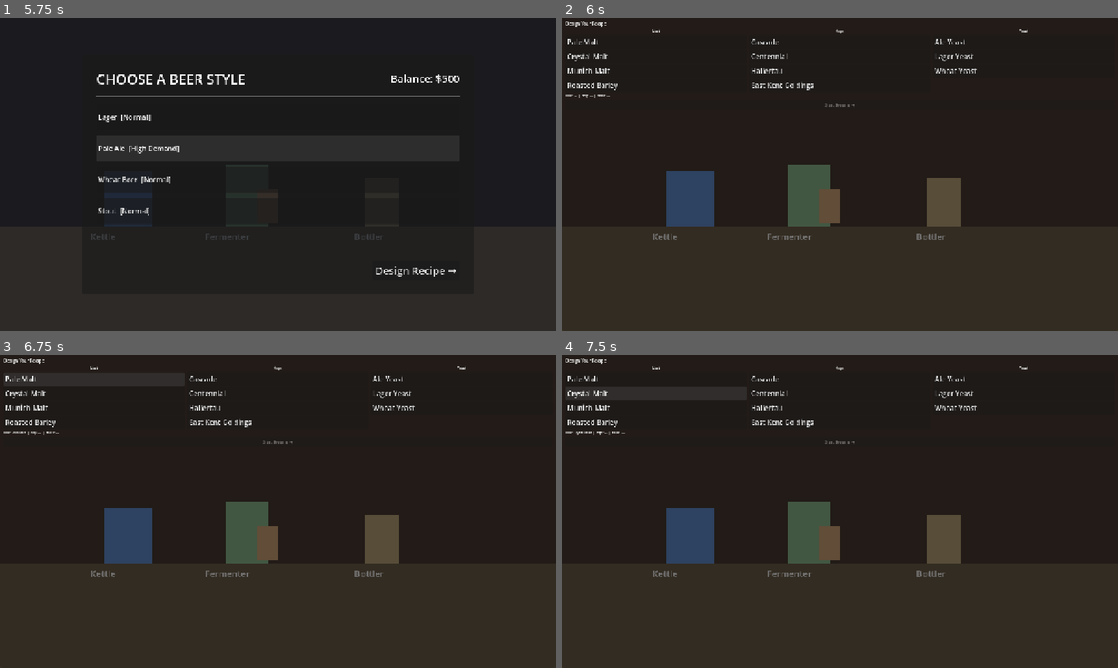
Above: before the commit, frames 1-4 (two rows, left to right).
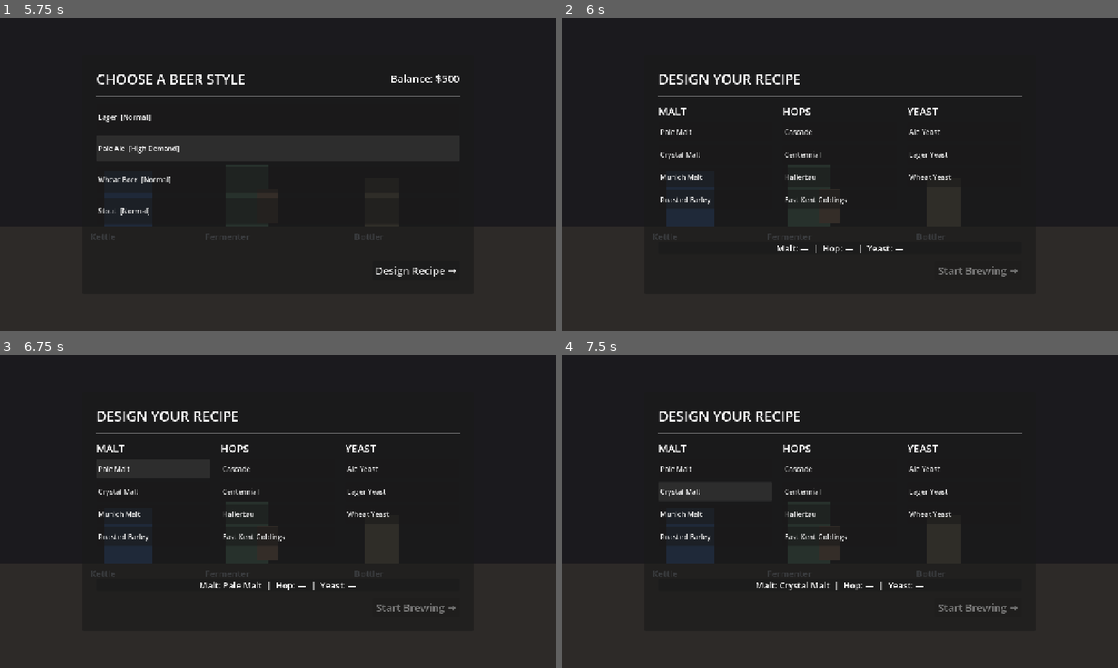
Above: after the commit, the same moments.

Repository: gregario/beerbrew-tycoon
Game: Godot game, scene res://scenes/Game.tscn
Two runs of this game, one before a commit and one after it. Both use one fixed random seed, a clock stepped at 60 frames per second and the inputs below.
Inputs:
- Up to frame 1 (5.75 s): click "Lager [Normal]" at 0.5 s; click "Lager [Normal]" at 1.25 s; click "Wheat Beer [Normal]" at 2 s; click "Wheat Beer [Normal]" at 2.75 s; click "Stout [Normal]" at 3.5 s; click "Stout [Normal]" at 4.25 s; click "Pale Ale [High Demand]" at 5 s
- Up to frame 2 (6 s): click "Design Recipe →" at 5.75 s
- Up to frame 3 (6.75 s): click "Pale Malt" at 6.5 s
- Up to frame 4 (7.5 s): click "Crystal Malt" at 7.25 s

Frame 1 is identical in both runs. In frame 2, 6.7% of the frame differs, in the area x 0-84%, y 1-83%; in frame 3, 6.8%; in frame 4, 6.9%.

Commit message:
feat: redesign RecipeDesigner with card layout and columns
Co-Authored-By: Claude Opus 4.6 <noreply@anthropic.com>

Diff:
--- a/src/ui/RecipeDesigner.gd
+++ b/src/ui/RecipeDesigner.gd
@@ -22,11 +22,11 @@
 	"res://data/ingredients/yeast/wheat_yeast.tres",
 ]
 
-@onready var malt_container: VBoxContainer = $Panel/VBox/HBox/MaltPanel/VBox
-@onready var hop_container: VBoxContainer = $Panel/VBox/HBox/HopPanel/VBox
-@onready var yeast_container: VBoxContainer = $Panel/VBox/HBox/YeastPanel/VBox
-@onready var summary_label: Label = $Panel/VBox/Summary
-@onready var brew_button: Button = $Panel/VBox/BrewButton
+@onready var malt_container: VBoxContainer = $CardPanel/MarginContainer/VBox/HBox/MaltPanel/VBox
+@onready var hop_container: VBoxContainer = $CardPanel/MarginContainer/VBox/HBox/HopPanel/VBox
+@onready var yeast_container: VBoxContainer = $CardPanel/MarginContainer/VBox/HBox/YeastPanel/VBox
+@onready var summary_label: Label = $CardPanel/MarginContainer/VBox/SummaryPanel/Summary
+@onready var brew_button: Button = $CardPanel/MarginContainer/VBox/FooterRow/BrewButton
 
 var _selected := {"malt": null, "hop": null, "yeast": null}
 var _ingredients := {"malt": [], "hop": [], "yeast": []}
@@ -62,6 +62,7 @@
 		var btn := Button.new()
 		btn.text = ing.ingredient_name
 		btn.alignment = HORIZONTAL_ALIGNMENT_LEFT
+		btn.custom_minimum_size.y = 44
 		btn.pressed.connect(_on_ingredient_pressed.bind(slot, ing, btn))
 		container.add_child(btn)
 
--- a/src/ui/RecipeDesigner.tscn
+++ b/src/ui/RecipeDesigner.tscn
@@ -7,64 +7,93 @@
 anchor_bottom = 1.0
 script = ExtResource("1_recipe")
 
-[node name="Panel" type="Panel" parent="."]
+[node name="DimOverlay" type="ColorRect" parent="."]
 anchor_right = 1.0
 anchor_bottom = 1.0
+color = Color(0.059, 0.09, 0.141, 0.6)
 
-[node name="VBox" type="VBoxContainer" parent="Panel"]
+[node name="CardPanel" type="PanelContainer" parent="."]
+anchor_left = 0.5
+anchor_top = 0.5
+anchor_right = 0.5
+anchor_bottom = 0.5
+offset_left = -450.0
+offset_top = -275.0
+offset_right = 450.0
+offset_bottom = 275.0
+
+[node name="MarginContainer" type="MarginContainer" parent="CardPanel"]
 anchor_right = 1.0
 anchor_bottom = 1.0
-offset_left = 8.0
-offset_top = 6.0
-offset_right = -8.0
-offset_bottom = -6.0
-theme_override_constants/separation = 4
+grow_horizontal = 2
+grow_vertical = 2
+theme_override_constants/margin_left = 32
+theme_override_constants/margin_top = 32
+theme_override_constants/margin_right = 32
+theme_override_constants/margin_bottom = 32
 
-[node name="Title" type="Label" parent="Panel/VBox"]
-text = "Design Your Recipe"
-theme_override_font_sizes/font_size = 10
+[node name="VBox" type="VBoxContainer" parent="CardPanel/MarginContainer"]
+anchor_right = 1.0
+anchor_bottom = 1.0
+size_flags_horizontal = 3
+size_flags_vertical = 3
+theme_override_constants/separation = 16
 
-[node name="HBox" type="HBoxContainer" parent="Panel/VBox"]
-theme_override_constants/separation = 6
+[node name="Title" type="Label" parent="CardPanel/MarginContainer/VBox"]
+text = "DESIGN YOUR RECIPE"
+theme_override_font_sizes/font_size = 32
 
-[node name="MaltPanel" type="VBoxContainer" parent="Panel/VBox/HBox"]
+[node name="HSeparator" type="HSeparator" parent="CardPanel/MarginContainer/VBox"]
+
+[node name="HBox" type="HBoxContainer" parent="CardPanel/MarginContainer/VBox"]
+size_flags_vertical = 3
+theme_override_constants/separation = 24
+
+[node name="MaltPanel" type="VBoxContainer" parent="CardPanel/MarginContainer/VBox/HBox"]
 size_flags_horizontal = 3
+theme_override_constants/separation = 8
 
-[node name="MaltTitle" type="Label" parent="Panel/VBox/HBox/MaltPanel"]
-text = "— Malt —"
-theme_override_font_sizes/font_size = 8
+[node name="MaltTitle" type="Label" parent="CardPanel/MarginContainer/VBox/HBox/MaltPanel"]
+text = "MALT"
+theme_override_font_sizes/font_size = 24
+
+[node name="VBox" type="VBoxContainer" parent="CardPanel/MarginContainer/VBox/HBox/MaltPanel"]
+theme_override_constants/separation = 8
+
+[node name="HopPanel" type="VBoxContainer" parent="CardPanel/MarginContainer/VBox/HBox"]
+size_flags_horizontal = 3
+theme_override_constants/separation = 8
+
+[node name="HopTitle" type="Label" parent="CardPanel/MarginContainer/VBox/HBox/HopPanel"]
+text = "HOPS"
+theme_override_font_sizes/font_size = 24
+
+[node name="VBox" type="VBoxContainer" parent="CardPanel/MarginContainer/VBox/HBox/HopPanel"]
+theme_override_constants/separation = 8
+
+[node name="YeastPanel" type="VBoxContainer" parent="CardPanel/MarginContainer/VBox/HBox"]
+size_flags_horizontal = 3
+theme_override_constants/separation = 8
+
+[node name="YeastTitle" type="Label" parent="CardPanel/MarginContainer/VBox/HBox/YeastPanel"]
+text = "YEAST"
+theme_override_font_sizes/font_size = 24
+
+[node name="VBox" type="VBoxContainer" parent="CardPanel/MarginContainer/VBox/HBox/YeastPanel"]
+theme_override_constants/separation = 8
+
+[node name="SummaryPanel" type="PanelContainer" parent="CardPanel/MarginContainer/VBox"]
+
+[node name="Summary" type="Label" parent="CardPanel/MarginContainer/VBox/SummaryPanel"]
+text = "Malt: —  |  Hop: —  |  Yeast: —"
+theme_override_font_sizes/font_size = 20
 horizontal_alignment = 1
 
-[node name="VBox" type="VBoxContainer" parent="Panel/VBox/HBox/MaltPanel"]
-theme_override_constants/separation = 2
+[node name="FooterRow" type="HBoxContainer" parent="CardPanel/MarginContainer/VBox"]
+alignment = 2
 
-[node name="HopPanel" type="VBoxContainer" parent="Panel/VBox/HBox"]
-size_flags_horizontal = 3
-
-[node name="HopTitle" type="Label" parent="Panel/VBox/HBox/HopPanel"]
-text = "— Hops —"
-theme_override_font_sizes/font_size = 8
-horizontal_alignment = 1
-
-[node name="VBox" type="VBoxContainer" parent="Panel/VBox/HBox/HopPanel"]
-theme_override_constants/separation = 2
-
-[node name="YeastPanel" type="VBoxContainer" parent="Panel/VBox/HBox"]
-size_flags_horizontal = 3
-
-[node name="YeastTitle" type="Label" parent="Panel/VBox/HBox/YeastPanel"]
-text = "— Yeast —"
-theme_override_font_sizes/font_size = 8
-horizontal_alignment = 1
-
-[node name="VBox" type="VBoxContainer" parent="Panel/VBox/HBox/YeastPanel"]
-theme_override_constants/separation = 2
-
-[node name="Summary" type="Label" parent="Panel/VBox"]
-text = "Malt: —  |  Hop: —  |  Yeast: —"
-theme_override_font_sizes/font_size = 7
-
-[node name="BrewButton" type="Button" parent="Panel/VBox"]
+[node name="BrewButton" type="Button" parent="CardPanel/MarginContainer/VBox/FooterRow"]
 text = "Start Brewing →"
 disabled = true
-theme_override_font_sizes/font_size = 9
+theme_override_font_sizes/font_size = 24
+custom_minimum_size = Vector2(200, 44)
